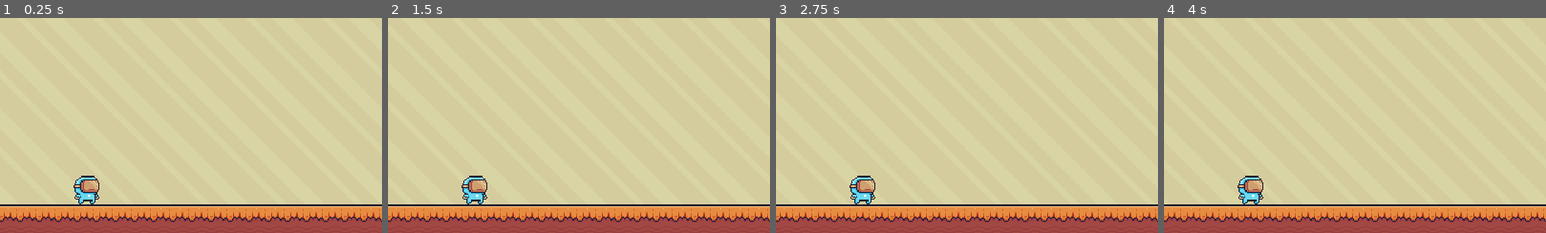
Above: before the commit, frames 1-4 (left to right).
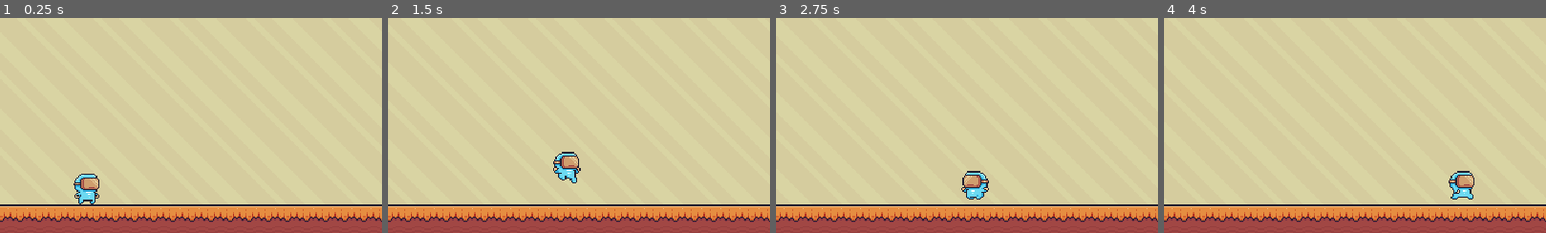
Above: after the commit, the same moments.

Repository: odonnell-brian/20-game-mario
Game: Godot game, scene res://levels/test_level.tscn
Same seed, same stepped clock (60 frames per second), same inputs: the game is played once before the commit and once after it. The project has no main scene, so this scene is started directly.
Inputs:
- Up to frame 1 (0.25 s): no input
- Up to frame 2 (1.5 s): hold D (move_right, bound only after the commit) from 0.53 s (still down); tap Space (jump, bound only after the commit) at 0.6, 0.77, 1.07, 1.35 s
- Up to frame 3 (2.75 s): tap Space (jump, bound only after the commit) at 1.52, 1.82, 2.1 s; release D (move_right, bound only after the commit) at 2.03 s; hold A (move_left, bound only after the commit) from 2.03 s (still down)
- Up to frame 4 (4 s): release A (move_left, bound only after the commit) at 2.78 s; hold D (move_right, bound only after the commit) from 2.78 s (still down); tap Space (jump, bound only after the commit) at 2.85, 3.02, 3.32, 3.6, 3.77 s
The pictures show only the part of the screen within x 24-74%, y 50-100%; the shares and areas given below are measured in that part.

The runs differ from the first frame. In frame 1, 0.5% of the frame differs, in the area x 19-26%, y 72-85%; in frame 2, 1.4%, in the area x 19-51%, y 62-87%; in frame 3, 1.4%; in frame 4, 1.4%.

Commit message:
Add first pass player state machine with movement and jumping

Diff:
--- /dev/null
+++ b/components/movement/gravity_component.gd
@@ -0,0 +1,17 @@
+class_name GravityComponent
+extends Node2D
+
+@export_category("Dependencies")
+@export var body: CharacterBody2D
+@export var velocity_component: VelocityComponent
+
+@export_subgroup("Settings")
+@export var gravity: float = 20.0
+
+var is_falling: bool = false
+
+func _physics_process(_delta: float) -> void:
+	if not body.is_on_floor():
+		velocity_component.velocity.y += gravity
+
+	is_falling = velocity_component.velocity.y > 0 and not body.is_on_floor()
--- /dev/null
+++ b/components/movement/gravity_component.tscn
@@ -0,0 +1,6 @@
+[gd_scene load_steps=2 format=3 uid="uid://bcu6mmlm8f2gl"]
+
+[ext_resource type="Script" uid="uid://bwiyyv73iwh7h" path="res://components/movement/gravity_component.gd" id="1_n7l6t"]
+
+[node name="GravityComponent" type="Node2D"]
+script = ExtResource("1_n7l6t")
--- /dev/null
+++ b/components/movement/jump_component.gd
@@ -0,0 +1,61 @@
+class_name JumpComponent
+extends Node2D
+
+@export_category("Dependencies")
+@export var velocity_component: VelocityComponent
+
+@export_subgroup("Settings")
+@export var jump_velocity: float = -400.0
+@export var jump_buffer_time: float = 0.1
+@export var coyote_time: float = 0.08
+
+var is_going_up: bool = false
+var is_jumping: bool = false
+var last_frame_on_floor: bool = false
+
+@onready var jump_buffer_timer: Timer = %JumpBufferTimer
+@onready var coyote_timer: Timer = %CoyoteTimer
+
+func has_just_landed(body: CharacterBody2D) -> bool:
+	return body.is_on_floor() and not last_frame_on_floor and is_jumping
+
+func should_jump(body: CharacterBody2D, jump_pressed: bool) -> bool:
+	return jump_pressed and (body.is_on_floor() or not coyote_timer.is_stopped())
+
+func handle_jump(body: CharacterBody2D, jump_pressed: bool, jump_released: bool) -> void:
+	if has_just_landed(body):
+		is_jumping = false
+
+	if should_jump(body, jump_pressed):
+		jump()
+
+	handle_coyote_time(body)
+	handle_jump_buffer(body, jump_pressed)
+	handle_variable_jump_height(jump_released)
+
+	is_going_up = velocity_component.velocity.y < 0 and not body.is_on_floor()
+	last_frame_on_floor = body.is_on_floor()
+
+func handle_coyote_time(body: CharacterBody2D) -> void:
+	if body.is_on_floor() and last_frame_on_floor and not is_jumping:
+		coyote_timer.start(coyote_time)
+
+	if not coyote_timer.is_stopped() and not is_jumping:
+		velocity_component.velocity.y = 0
+
+func handle_jump_buffer(body: CharacterBody2D, jump_pressed: bool) -> void:
+	if jump_pressed and not body.is_on_floor():
+		jump_buffer_timer.start(jump_buffer_time)
+
+	if body.is_on_floor() and not jump_buffer_timer.is_stopped():
+		jump()
+
+func handle_variable_jump_height(jump_released: bool) -> void:
+	if jump_released and is_going_up:
+		velocity_component.velocity.y = 0
+
+func jump() -> void:
+	velocity_component.velocity.y = jump_velocity
+	jump_buffer_timer.stop()
+	is_jumping = true
+	coyote_timer.stop()
--- /dev/null
+++ b/components/movement/jump_component.tscn
@@ -0,0 +1,12 @@
+[gd_scene load_steps=2 format=3 uid="uid://c0v0qk7t6d2wq"]
+
+[ext_resource type="Script" uid="uid://cdy1apa4lp8dq" path="res://components/movement/jump_component.gd" id="1_rj7lb"]
+
+[node name="JumpComponent" type="Node2D"]
+script = ExtResource("1_rj7lb")
+
+[node name="JumpBufferTimer" type="Timer" parent="."]
+unique_name_in_owner = true
+
+[node name="CoyoteTimer" type="Timer" parent="."]
+unique_name_in_owner = true
--- /dev/null
+++ b/components/movement/player_input_component.gd
@@ -0,0 +1,26 @@
+class_name PlayerInputComponent
+extends Node2D
+
+const DEFAULT_BUFFER: Array[bool] = [false, false, false, false, false]
+
+var horizontal_direction: float = 0.0
+var jump: bool = false
+var jump_just_released: bool = false
+
+var jump_input_buffer: Array[bool] = DEFAULT_BUFFER.duplicate()
+var jump_released_buffer: Array[bool] = DEFAULT_BUFFER.duplicate()
+
+func _physics_process(_delta: float) -> void:
+	horizontal_direction = Input.get_axis("move_left", "move_right")
+	jump = buffer_input(jump_input_buffer, Input.is_action_just_pressed("jump"))
+	jump_just_released = buffer_input(jump_released_buffer, Input.is_action_just_released("jump"))
+
+func buffer_input(buffer: Array[bool], value: bool) -> bool:
+	buffer.pop_front()
+	buffer.append(value)
+
+	for val in buffer:
+		if val:
+			return true
+
+	return false
--- /dev/null
+++ b/components/movement/player_input_component.tscn
@@ -0,0 +1,6 @@
+[gd_scene load_steps=2 format=3 uid="uid://ds7jj2axp4lrk"]
+
+[ext_resource type="Script" uid="uid://hvxunrniua8x" path="res://components/movement/player_input_component.gd" id="1_t4cql"]
+
+[node name="PlayerInputComponent" type="Node2D"]
+script = ExtResource("1_t4cql")
--- /dev/null
+++ b/components/movement/velocity_component.gd
@@ -0,0 +1,20 @@
+class_name VelocityComponent
+extends Node2D
+
+@export_category("Settings")
+@export var max_speed: float = 100
+
+var velocity: Vector2 = Vector2()
+
+func accelerate_horizontal_to_velocity(target_velocity: float) -> void:
+	velocity.x = lerp(velocity.x, target_velocity, 0.1)
+
+func accelerate_horizontal_in_direction(direction: float) -> void:
+	accelerate_horizontal_to_velocity(direction * max_speed)
+
+func decelerate_horizontal() -> void:
+	accelerate_horizontal_to_velocity(0)
+
+func move(body: CharacterBody2D) -> void:
+	body.velocity = velocity
+	body.move_and_slide()
--- /dev/null
+++ b/components/movement/velocity_component.tscn
@@ -0,0 +1,6 @@
+[gd_scene load_steps=2 format=3 uid="uid://dfv06tlpi4xad"]
+
+[ext_resource type="Script" uid="uid://c78c3ioj2nu02" path="res://components/movement/velocity_component.gd" id="1_w8c45"]
+
+[node name="VelocityComponent" type="Node2D"]
+script = ExtResource("1_w8c45")
--- /dev/null
+++ b/entities/player/player.gd
@@ -0,0 +1,82 @@
+class_name Player
+extends CharacterBody2D
+
+enum PlayerStates {IDLE, RUN, JUMP, FALL}
+
+@export_category("Dependencies")
+@export var animated_sprite: AnimatedSprite2D
+@export var velocity_component: VelocityComponent
+@export var input_component: PlayerInputComponent
+@export var jump_component: JumpComponent
+@export var gravity_component: GravityComponent
+
+var state_machine: CallableStateMachine = CallableStateMachine.new()
+
+func _ready() -> void:
+	state_machine.add_state(PlayerStates.IDLE, idle_state, idle_state_enter)
+	state_machine.add_state(PlayerStates.RUN, run_state, run_state_enter)
+	state_machine.add_state(PlayerStates.JUMP, jump_state, jump_state_enter)
+	state_machine.add_state(PlayerStates.FALL, fall_state, fall_state_enter)
+
+	state_machine.set_initial_state(PlayerStates.IDLE)
+
+func _physics_process(_delta: float) -> void:
+	state_machine.update()
+
+func idle_state_enter() -> void:
+	print("enter idle")
+	animated_sprite.play("idle")
+
+func idle_state() -> void:
+	velocity_component.decelerate_horizontal()
+	velocity_component.move(self)
+
+	if input_component.horizontal_direction != 0.0:
+		state_machine.change_state(PlayerStates.RUN)
+	elif input_component.jump:
+		print("Jump")
+		state_machine.change_state(PlayerStates.JUMP)
+
+func run_state_enter() -> void:
+	print("enter run")
+	animated_sprite.play("run")
+
+func run_state() -> void:
+	do_horizontal_movement()
+	if input_component.horizontal_direction == 0.0:
+		state_machine.change_state(PlayerStates.IDLE)
+	elif input_component.jump:
+		state_machine.change_state(PlayerStates.JUMP)
+
+func jump_state_enter() -> void:
+	print("enter jump")
+	animated_sprite.play("jump")
+
+func jump_state() -> void:
+	jump_component.handle_jump(self, input_component.jump, input_component.jump_just_released)
+	do_horizontal_movement()
+
+	if gravity_component.is_falling:
+		state_machine.change_state(PlayerStates.FALL)
+
+func fall_state_enter() -> void:
+	print("enter fall")
+	animated_sprite.play("fall")
+
+func fall_state() -> void:
+	do_horizontal_movement()
+	if not gravity_component.is_falling:
+		var next_state = PlayerStates.IDLE if input_component.horizontal_direction == 0.0 else PlayerStates.RUN
+		state_machine.change_state(next_state)
+
+func flip_sprite() -> void:
+	if input_component.horizontal_direction != 0.0:
+		animated_sprite.flip_h = true if input_component.horizontal_direction < 0 else false
+
+func do_horizontal_movement() -> void:
+	if input_component.horizontal_direction == 0.0:
+		velocity_component.decelerate_horizontal()
+	else:
+		velocity_component.accelerate_horizontal_in_direction(input_component.horizontal_direction)
+	velocity_component.move(self)
+	flip_sprite()
--- a/entities/player/player.tscn
+++ b/entities/player/player.tscn
@@ -1,5 +1,6 @@
-[gd_scene load_steps=51 format=3 uid="uid://cixtb2p6axd13"]
-
+[gd_scene load_steps=56 format=3 uid="uid://cixtb2p6axd13"]
+
+[ext_resource type="Script" uid="uid://ssxtn8m1gx3j" path="res://entities/player/player.gd" id="1_26q78"]
 [ext_resource type="Texture2D" uid="uid://cu12so1dyqowa" path="res://entities/player/assets/Double Jump (32x32).png" id="1_bls4j"]
 [ext_resource type="Texture2D" uid="uid://b7kf2rkmlvidd" path="res://entities/player/assets/Idle (32x32).png" id="1_symyc"]
 [ext_resource type="Texture2D" uid="uid://c62erbmeisbfy" path="res://entities/player/assets/Run (32x32).png" id="2_abrql"]
@@ -7,6 +8,10 @@
 [ext_resource type="Texture2D" uid="uid://nmva8ctjo2ld" path="res://entities/player/assets/Fall (32x32).png" id="2_qiwj3"]
 [ext_resource type="Texture2D" uid="uid://bq4nnfoa2wdav" path="res://entities/player/assets/Jump (32x32).png" id="2_sglur"]
 [ext_resource type="Texture2D" uid="uid://dx6wfyvbos8cq" path="res://entities/player/assets/Wall Jump (32x32).png" id="6_8fjmc"]
+[ext_resource type="PackedScene" uid="uid://dfv06tlpi4xad" path="res://components/movement/velocity_component.tscn" id="9_bectd"]
+[ext_resource type="PackedScene" uid="uid://ds7jj2axp4lrk" path="res://components/movement/player_input_component.tscn" id="10_wvtmh"]
+[ext_resource type="PackedScene" uid="uid://bcu6mmlm8f2gl" path="res://components/movement/gravity_component.tscn" id="11_7thud"]
+[ext_resource type="PackedScene" uid="uid://c0v0qk7t6d2wq" path="res://components/movement/jump_component.tscn" id="12_a1qjk"]
 
 [sub_resource type="AtlasTexture" id="AtlasTexture_50fht"]
 atlas = ExtResource("1_bls4j")
@@ -343,13 +348,30 @@
 radius = 8.0
 height = 20.0
 
-[node name="Player" type="CharacterBody2D"]
+[node name="Player" type="CharacterBody2D" node_paths=PackedStringArray("animated_sprite", "velocity_component", "input_component", "jump_component", "gravity_component")]
+script = ExtResource("1_26q78")
+animated_sprite = NodePath("AnimatedSprite2D")
+velocity_component = NodePath("VelocityComponent")
+input_component = NodePath("PlayerInputComponent")
+jump_component = NodePath("JumpComponent")
+gravity_component = NodePath("GravityComponent")
 
 [node name="AnimatedSprite2D" type="AnimatedSprite2D" parent="."]
 position = Vector2(0, -16)
 sprite_frames = SubResource("SpriteFrames_j3ovn")
-animation = &"idle"
+animation = &"fall"
 
 [node name="CollisionShape2D" type="CollisionShape2D" parent="."]
 position = Vector2(1, -10)
 shape = SubResource("CapsuleShape2D_qiwj3")
+
+[node name="VelocityComponent" parent="." instance=ExtResource("9_bectd")]
+
+[node name="PlayerInputComponent" parent="." instance=ExtResource("10_wvtmh")]
+
+[node name="GravityComponent" parent="." node_paths=PackedStringArray("body", "velocity_component") instance=ExtResource("11_7thud")]
+body = NodePath("..")
+velocity_component = NodePath("../VelocityComponent")
+
+[node name="JumpComponent" parent="." node_paths=PackedStringArray("velocity_component") instance=ExtResource("12_a1qjk")]
+velocity_component = NodePath("../VelocityComponent")
--- a/levels/test_level.tscn
+++ b/levels/test_level.tscn
@@ -18,7 +18,7 @@
 
 [node name="background_mid" type="TileMapLayer" parent="."]
 
-[node name="front" type="TileMapLayer" parent="."]
+[node name="play_layer" type="TileMapLayer" parent="."]
 tile_map_data = PackedByteArray("AAAAABUAAAAGAAQAAAABABUAAAAHAAQAAAACABUAAAAHAAQAAAADABUAAAAHAAQAAAAEABUAAAAHAAQAAAAFAB …(1840 unchanged characters)…
 tile_set = ExtResource("2_x25rp")
 
--- a/project.godot
+++ b/project.godot
@@ -22,6 +22,24 @@
 window/size/window_height_override=720
 window/stretch/mode="viewport"
 
+[input]
+
+move_left={
+"deadzone": 0.2,
+"events": [Object(InputEventKey,"resource_local_to_scene":false,"resource_name":"","device":-1,"window_id":0,"alt_pressed":false,"shift_pressed":false,"ctrl_pressed":false,"meta_pressed":false,"pressed":false,"keycode":0,"physical_keycode":65,"key_label":0,"unicode":97,"location":0,"echo":false,"script":null)
+]
+}
+move_right={
+"deadzone": 0.2,
+"events": [Object(InputEventKey,"resource_local_to_scene":false,"resource_name":"","device":-1,"window_id":0,"alt_pressed":false,"shift_pressed":false,"ctrl_pressed":false,"meta_pressed":false,"pressed":false,"keycode":0,"physical_keycode":68,"key_label":0,"unicode":100,"location":0,"echo":false,"script":null)
+]
+}
+jump={
+"deadzone": 0.2,
+"events": [Object(InputEventKey,"resource_local_to_scene":false,"resource_name":"","device":-1,"window_id":0,"alt_pressed":false,"shift_pressed":false,"ctrl_pressed":false,"meta_pressed":false,"pressed":false,"keycode":0,"physical_keycode":32,"key_label":0,"unicode":32,"location":0,"echo":false,"script":null)
+]
+}
+
 [rendering]
 
 textures/canvas_textures/default_texture_filter=0
--- /dev/null
+++ b/scripts/state_machine/callable_state_machine.gd
@@ -0,0 +1,38 @@
+class_name CallableStateMachine
+extends Node
+
+var state_dict: Dictionary[int, CallableState] = {}
+var current_state: int = -1
+
+func add_state(state_id: int, normal_callable: Callable, enter_callable: Callable = Callable(), exit_callable: Callable = Callable()) -> void:
+	state_dict[state_id] = CallableState.new(enter_callable, normal_callable, exit_callable)
+
+func set_initial_state(initial_state: int) -> void:
+	if state_dict.has(initial_state):
+		set_state(initial_state)
+
+func update() -> void:
+	if state_dict.has(current_state):
+		state_dict[current_state].normal.call()
+
+func change_state(state_id: int) -> void:
+	if state_dict.has(state_id):
+		set_state.call_deferred(state_id)
+
+func set_state(state_id: int) -> void:
+	if state_dict.has(state_id) and state_dict[state_id].exit:
+		state_dict[state_id].exit.call()
+
+	current_state = state_id
+	if state_dict[current_state].enter:
+		state_dict[current_state].enter.call()
+
+class CallableState:
+	var enter: Callable
+	var normal: Callable
+	var exit: Callable
+
+	func _init(enter_callable: Callable, normal_callable: Callable, exit_callable: Callable) -> void:
+		self.enter = enter_callable
+		self.normal = normal_callable
+		self.exit = exit_callable
Not shown, added: components/movement/gravity_component.gd.uid
Not shown, added: components/movement/jump_component.gd.uid
Not shown, added: components/movement/player_input_component.gd.uid
Not shown, added: components/movement/velocity_component.gd.uid
Not shown, added: entities/player/player.gd.uid
Not shown, added: scripts/state_machine/callable_state_machine.gd.uid
